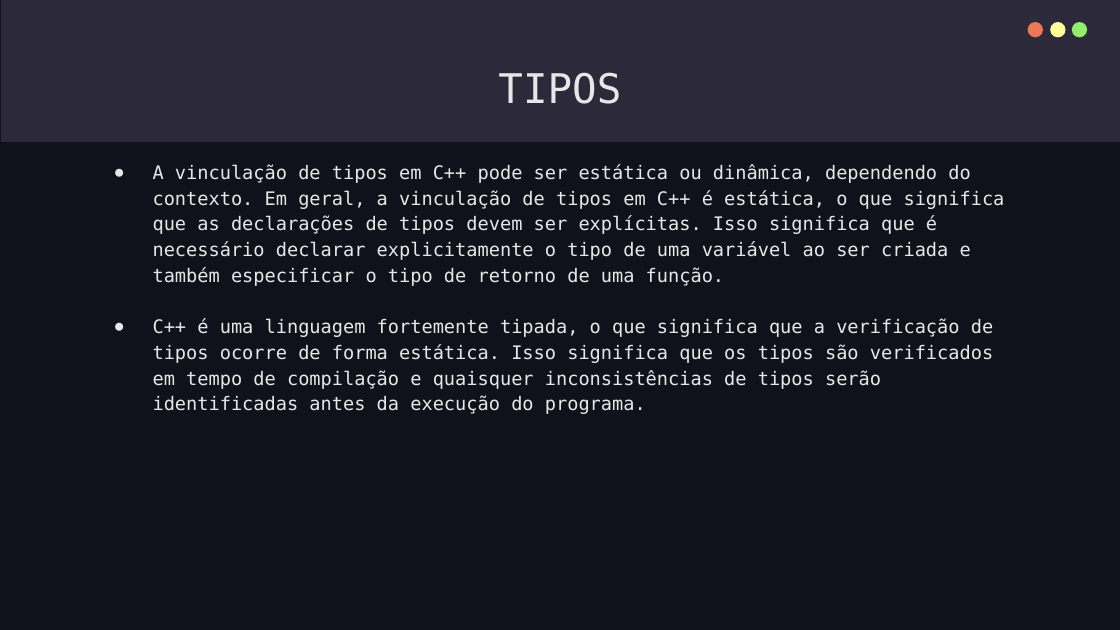
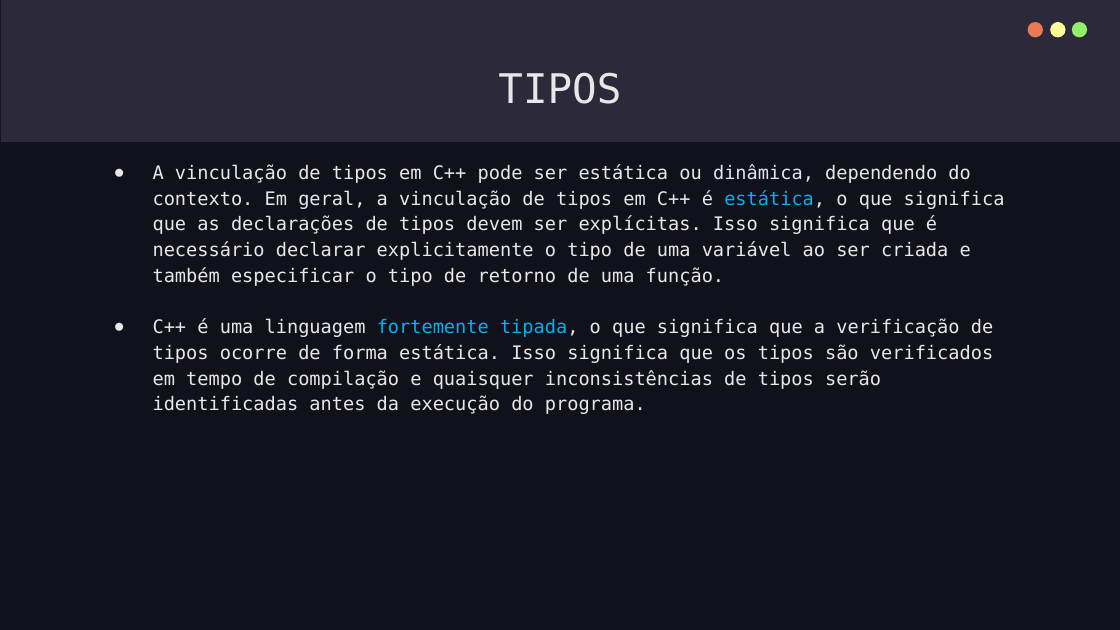
Before and after one commit to IgorTorquatto/Prolog, a slide deck: slide 10 of C++.pptx. Drawn at 1120x630 pixels with LibreOffice and Linux fonts; fonts in the diff are those of the drawing. Boxes give left, top, right and bottom in pixels: in the first picture for what was removed or moved away, otherwise in the second. Text is boxed around its words. In the diff, an @@ line names an element or a change of style, - is before the commit and + after.

```diff
--- a/C++.pptx
+++ b/C++.pptx
@@ text "A vinculação de tipos em ..." at <box>153,164,1005,414</box>: text colour #E7E7E7 to #E2E3ED in "dinâmica,"; text colour #E7E7E7 to #00B0F0 in "estática,", "fortemente tipada," @@
```
Also in this commit, not shown: 29 other slides changed.
